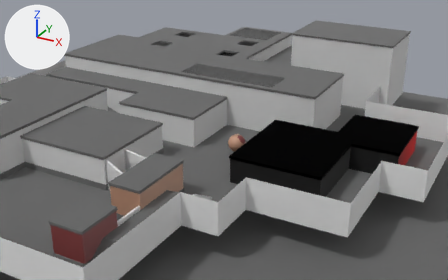
Before and after pictures for a commit that changed the glTF model assets/meshes/zulu.glb.
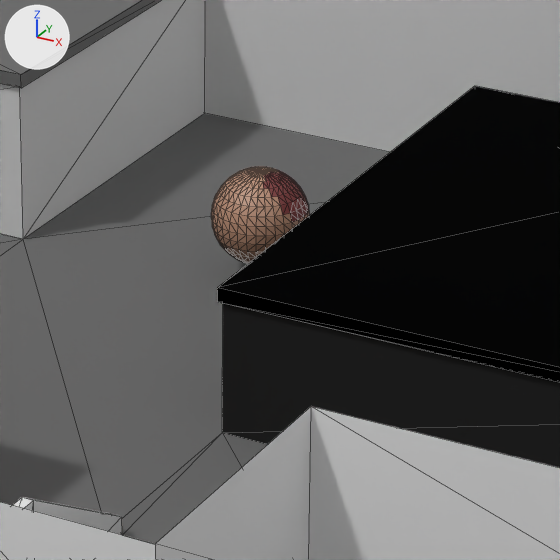
Each version is shown from a camera (50 mm lens) standing at (16.6, -108.0, 58.4) and looking at (-44.5, 3.1, 2.9), then close up on the part from 42% to 65% of the width and 37% to 73% of the height. Arrows for +X, +Y and +Z are at upper left; the lights stay in place. The first two pictures are the older version. The close-ups show mesh edges as thin lines. Objects named as collision shapes, trigger or cutter boxes, shadow casters or lower levels of detail are left out. Vertices at exactly the same position are counted once.

Names of what the first close-up shows: 'ATMain-occ-col', 'BBuildingExterior-occ-col', 'MidFloor-col', 'Sphere', 'Sphere.001', 'TBuilding-occ-col', 'TFloor-col', 'TWall-col'.
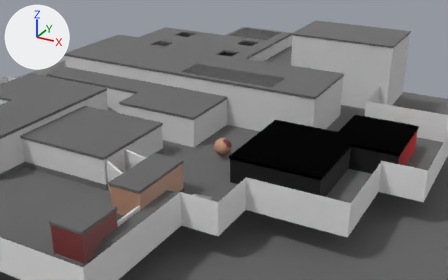
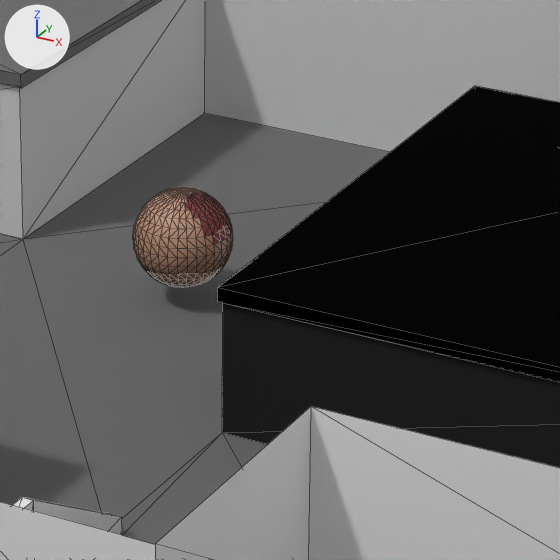
Boxes [x1, y1, x2, y2] around the edits, measured in the close-ups (560 x 560 px):
'Sphere', moved
    before: [211, 167, 309, 263]
    after: [133, 187, 233, 288]
'Sphere.001', moved
    before: [263, 169, 309, 222]
    after: [184, 190, 232, 244]

Diff of the bpy script that builds the scene:
```diff
--- a/assets/meshes/zulu.glb.py
+++ b/assets/meshes/zulu.glb.py
@@ me_sphere @@
 # used by ob_sphere; location = (-42.38, 5.25, 1.75)
-me_sphere.from_pydata(...)  # 453 vertices, 870 faces; spans x -2.0..2.0, y -2.0..2.0, z -2.0..2.0
+me_sphere.from_pydata(...)  # 453 vertices, 870 faces; spans x -45.87..-41.87, y -0.54..3.46, z -0.03..3.97
+# me_sphere part 1: the whole mesh is moved by (-43.87, 1.46, 1.97)
 me_sphere.materials.append(mat_paint_beige_001)
@@ me_sphere_001 @@
 # used by ob_sphere_001; location = (-42.38, 5.25, 1.75)
-me_sphere_001.from_pydata(...)  # 63 vertices, 90 faces; spans x 0.28..1.96, y -1.03..1.18, z 0.39..1.96
+me_sphere_001.from_pydata(...)  # 63 vertices, 90 faces; spans x -43.59..-41.91, y 0.44..2.64, z 2.36..3.93
+# me_sphere_001 part 2: the whole mesh is moved by (-43.87, 1.46, 1.97)
 me_sphere_001.materials.append(mat_paint_red)
@@ ob_sphere @@
 ob_sphere = bpy.data.objects.new('Sphere', me_sphere)
-ob_sphere.location = (-42.38, 5.25, 1.75)
+ob_sphere.location = (0.0, 0.0, 0.0)
@@ ob_sphere_001 @@
 ob_sphere_001 = bpy.data.objects.new('Sphere.001', me_sphere_001)
-ob_sphere_001.location = (-42.38, 5.25, 1.75)
+ob_sphere_001.location = (0.0, 0.0, 0.0)
```
